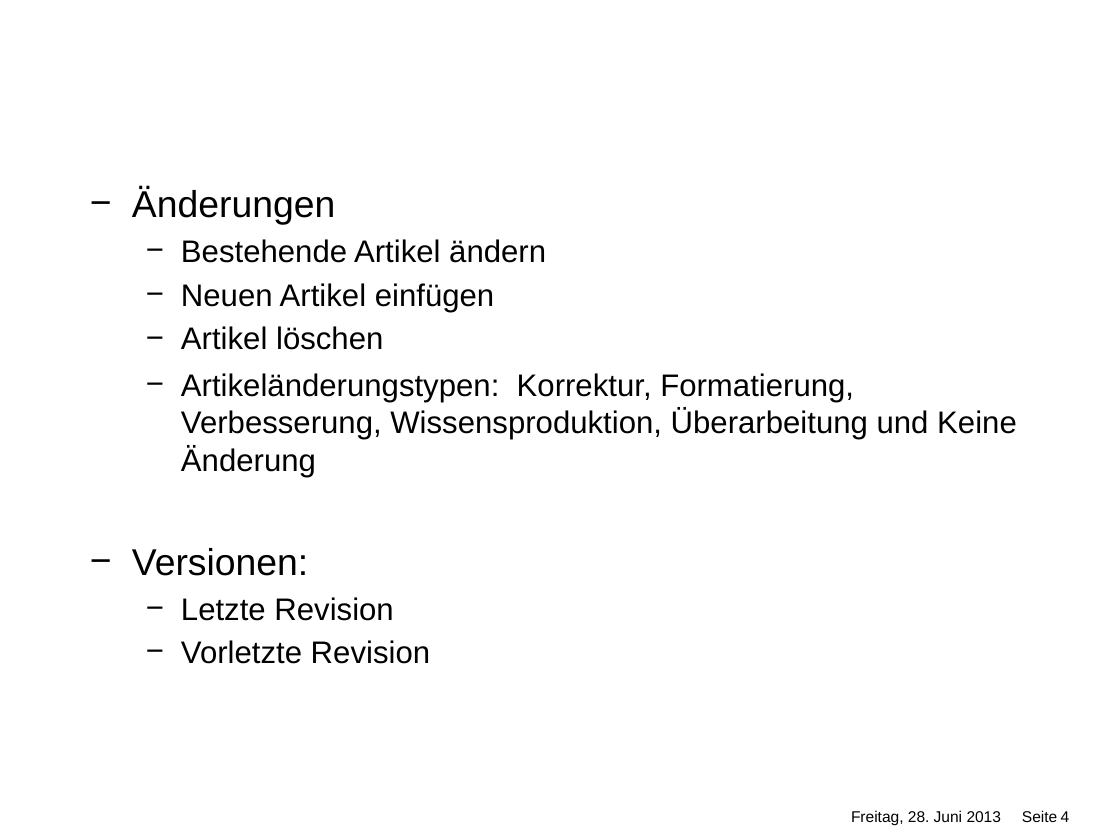
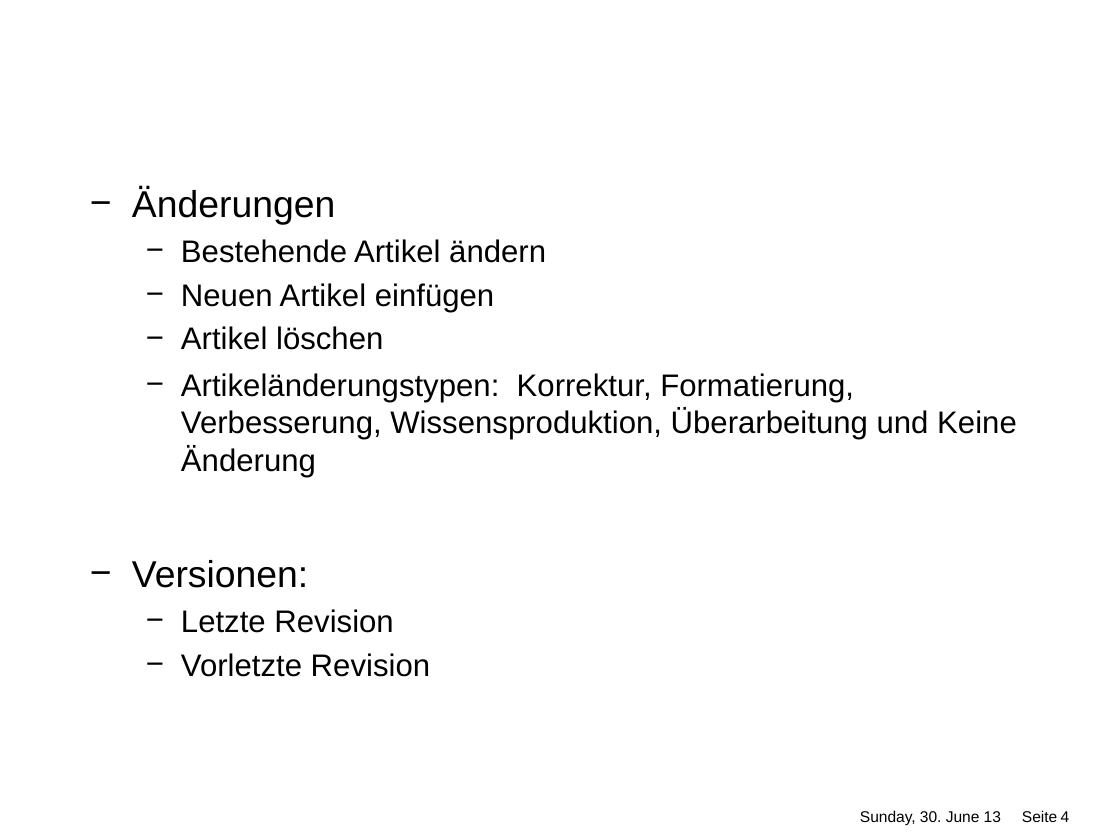
Before and after one commit to scrumbleruser/TDWM, a slide deck: slide 4 of Unterlagen/Praesi_Technologiemanagement.pptx. Drawn at 1120x840 pixels with LibreOffice and Linux fonts; fonts in the diff are those of the drawing; background and template pictures are left out. Boxes give left, top, right and bottom in pixels: in the first picture for what was removed or moved away, otherwise in the second. Text is boxed around its words. In the diff, an @@ line names an element or a change of style, - is before the commit and + after.

```diff
--- a/Unterlagen/Praesi_Technologiemanagement.pptx
+++ b/Unterlagen/Praesi_Technologiemanagement.pptx
@@ text "Änderungen" rewrapped from bbox=[132, 188, 1017, 664] to bbox=[132, 188, 1017, 677] @@
@@ text at bbox=[860, 810, 1070, 825]: text changed @@
-Freitag, 28. Juni 2013 Seite 4
+Sunday, 30. June 13 Seite 4
```
Also in this commit, not shown: 9 other slides changed, 16 other files.
